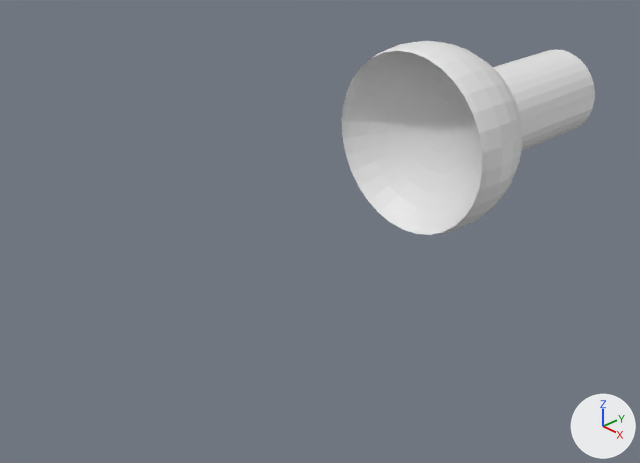
The Blender file @SuctionGripper/SuctionGripper.blend, before and after one commit.
One viewpoint serves both versions: a 50 mm camera at (0.34, -0.496, 0.195) aimed at (0.015, -0.198, -0.024). Arrows for +X, +Y and +Z are at lower right; the lights stay in place.
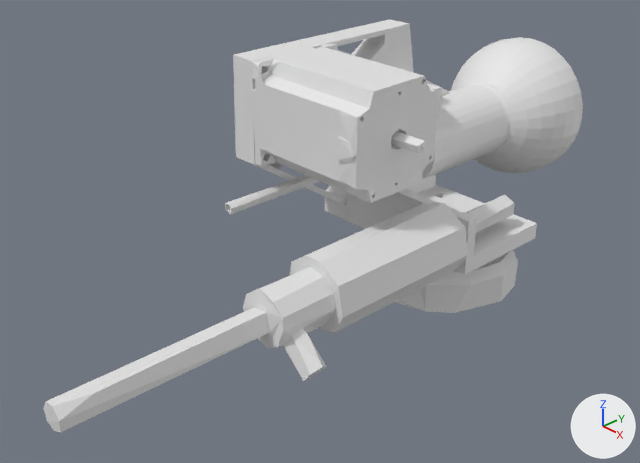
Location of each change, [x1, y1, x2, y2] in pixels of the pictures (640 x 463 px):
'DabPrintNozzleTool', added: after [43, 19, 537, 432]
'Sphere.002', moved, turned, rescaled: before [342, 41, 595, 235]; after [422, 37, 583, 179]

What the commit changed:
Mesh me_dabprintnozzletool is new.
It has 9330 vertices, 3114 faces and spans x -0.041..0.105, y -0.39..-0.001, z -0.066..0.073.
Object 'Sphere.002' (ob_sphere_002) moves from (0.0, -0.0954, 0.0) to (0.0, 0.0, 0.0).
Object 'Sphere.002' (ob_sphere_002) turns from (-90, 0, 0) to (90, 0, 0) degrees about x, y and z.
Object 'Sphere.002' (ob_sphere_002) is rescaled from (1.2, 1.2, 1.2) to (0.923, 0.923, 0.923).
Object 'DabPrintNozzleTool' (ob_dabprintnozzletool) is new; it shows me_dabprintnozzletool.
Its location is (0.0, 0.0, 0.0).
